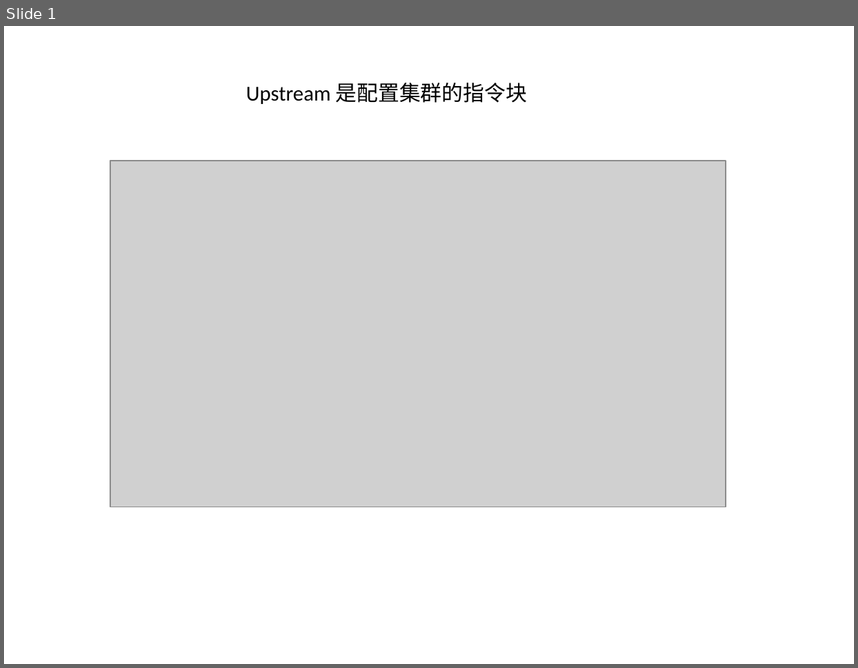
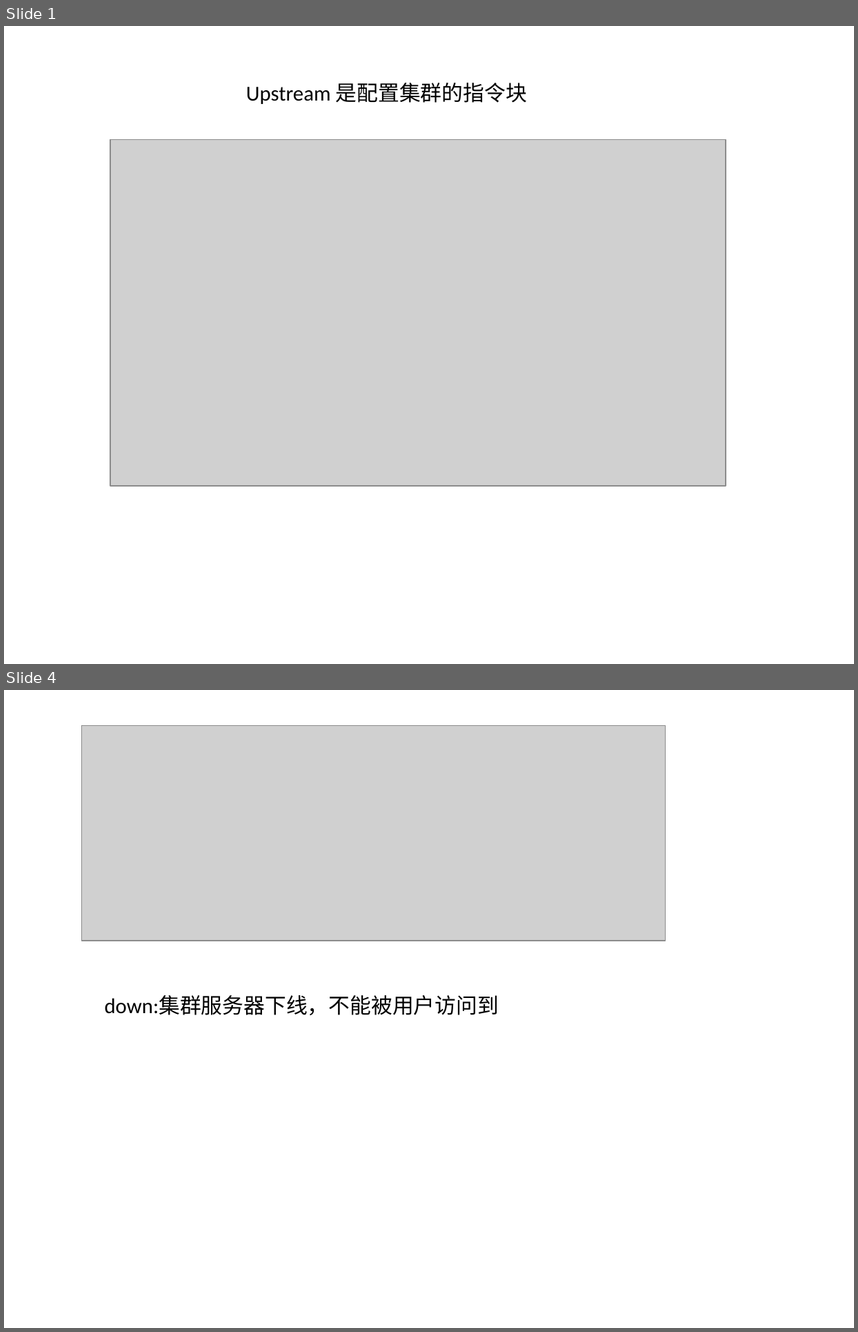
Before and after one commit to xiangming-fang/foodie-dev, a slide deck: doc/ppt/第二阶段/20 upstream 指令参数.pptx. Shown one above the other, each under a label of ours: slide 1 before the commit, slides 1 and 4 after it; the slides between them are not shown. The pictures are 858x668 and 858x1332 pixels, drawn with LibreOffice and Linux fonts; fonts in the diff are those of the drawing; grey boxes stand for pictures. Boxes give left, top, right and bottom in pixels: in the first picture for what was removed or moved away, otherwise in the second. Text is boxed around its words. In the diff, an @@ line names an element or a change of style, - is before the commit and + after.

```diff
--- a/doc/ppt/第二阶段/20 upstream 指令参数.pptx
+++ b/doc/ppt/第二阶段/20 upstream 指令参数.pptx
@@ slide 4 added at <box>4,690,854,1328</box>, background #FFFFFF @@
@@ picture added at <box>82,726,665,940</box> @@
@@ text added at <box>105,995,499,1015</box>, 18 pt, text #000000 @@
+down:集群服务器下线，不能被用户访问到
@@ slide 1 changed as well @@
@@ picture: place and size @@
-picture at <box>110,161,726,506</box>
+picture at <box>110,139,726,485</box>
```
Also in this commit, not shown: 4 other slides added, 1 slide removed, 10 other files.
